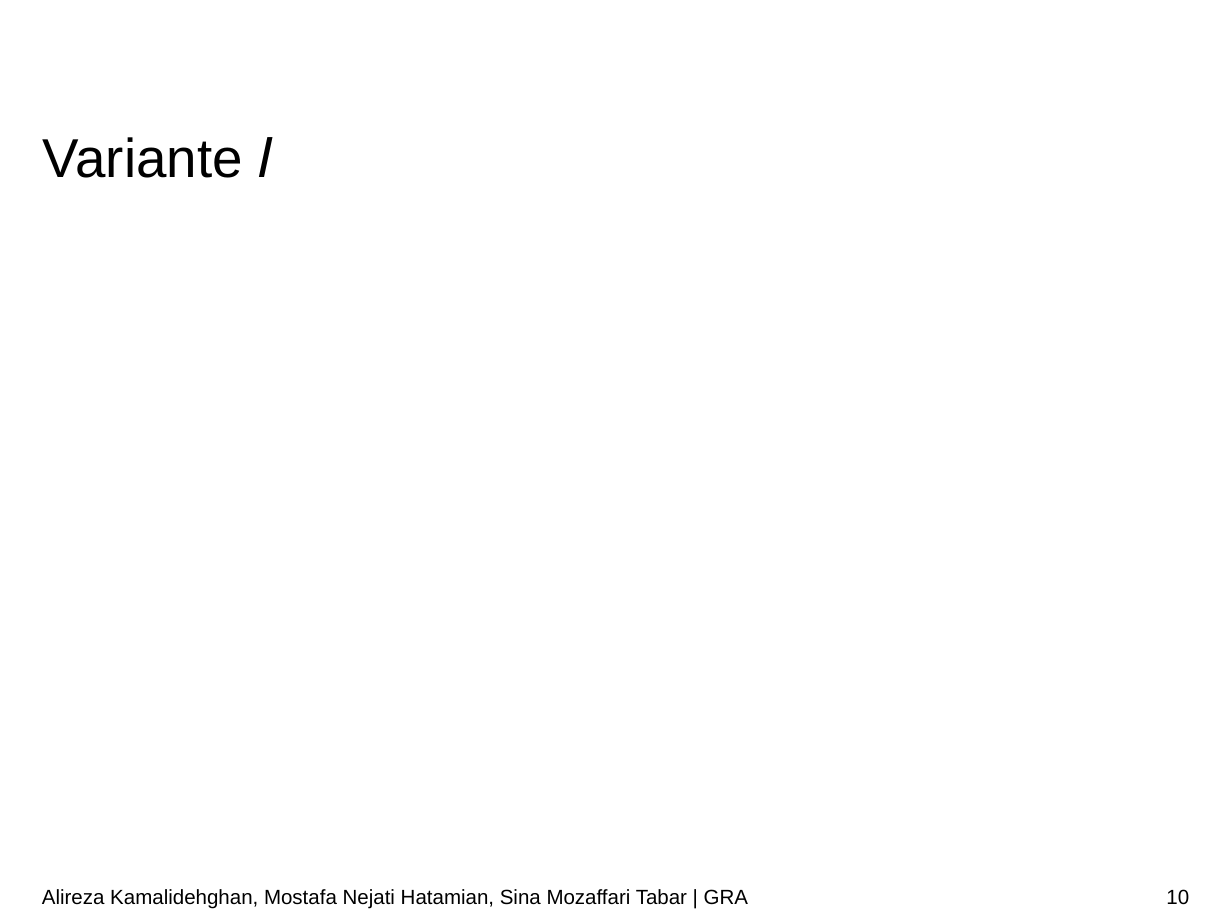
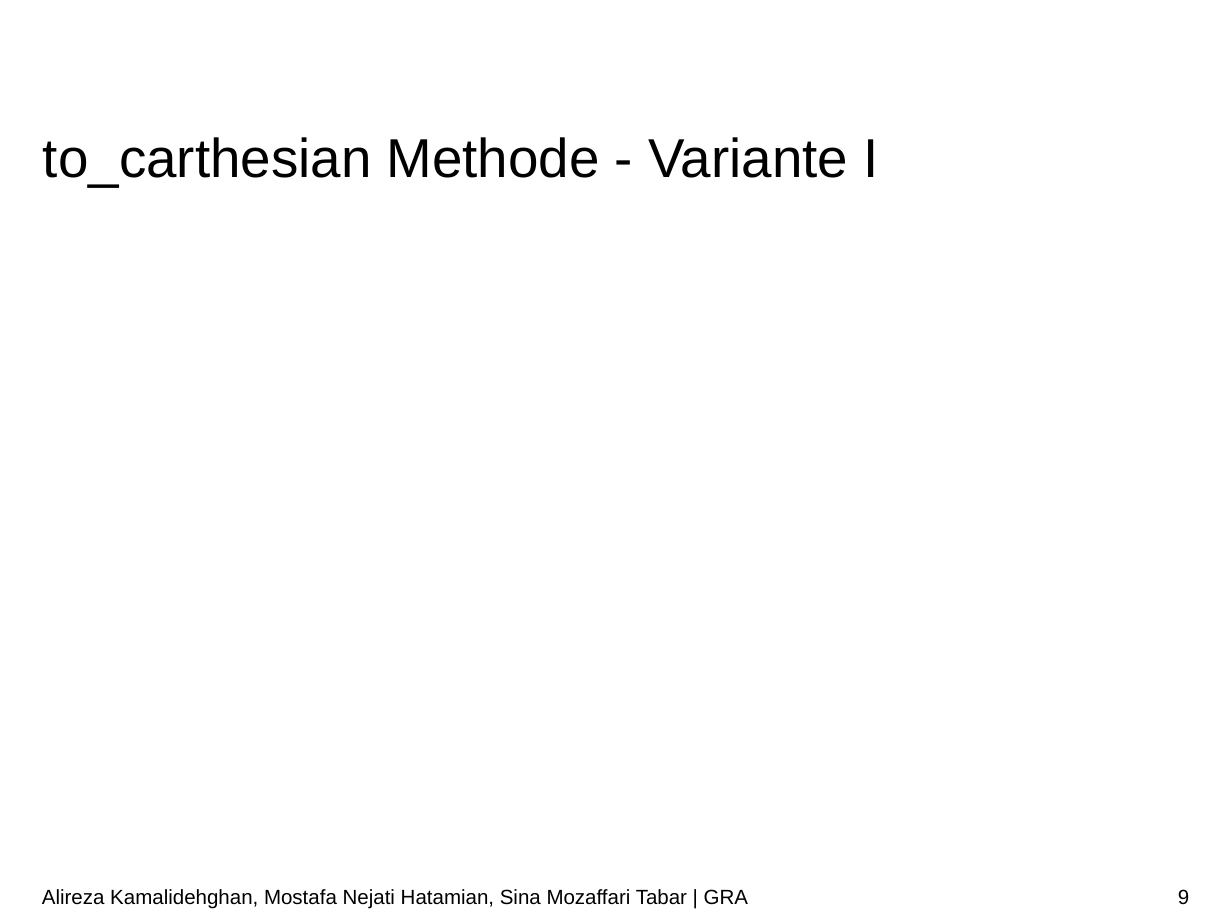
Before and after one commit to ARKamaliD/bm1pi-conversion, a slide deck: slide 9 of Vortrag/Vortrag.pptx (slide 10 before the commit). Drawn at 1232x924 pixels with LibreOffice and Linux fonts; fonts in the diff are those of the drawing; background and template pictures are left out. Boxes give left, top, right and bottom in pixels: in the first picture for what was removed or moved away, otherwise in the second. Text is boxed around its words. In the diff, an @@ line names an element or a change of style, - is before the commit and + after.

```diff
--- a/Vortrag/Vortrag.pptx
+++ b/Vortrag/Vortrag.pptx
@@ title at bbox=[43, 137, 878, 187]: text changed @@
-Variante 𝐼
+to_carthesian Methode - Variante I
@@ page number at bbox=[1178, 889, 1189, 904]: text changed @@
-10
+9
```
Also in this commit, not shown: 7 other slides changed, 4 slides added, 2 slides removed.
